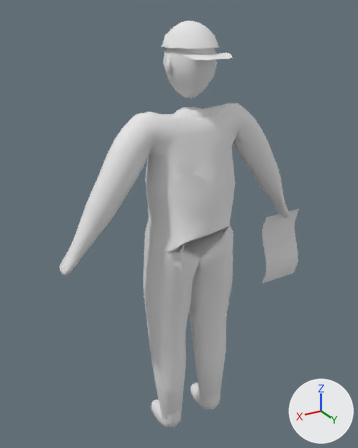
An edit to the glTF model assets/actors/crowd/fan23.glb, drawn before and after from the same camera.
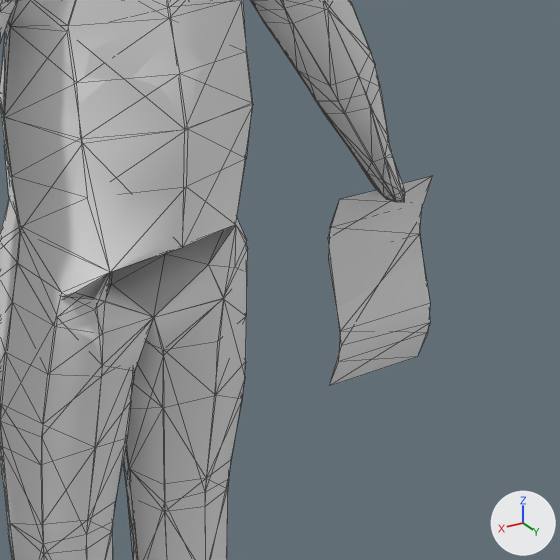
There are two pictures of each version: one whole from a camera (50 mm lens) standing at (0.943, 1.491, 1.72) and looking at (0.004, -0.074, 0.938), one close up on the part from 41% to 96% of the width and 33% to 77% of the height. The lights are fixed; the arrows at lower right show +X, +Y and +Z. The last two pictures show the newer version. The close-ups show mesh edges as thin lines. Vertices at exactly the same position are counted once.

Names of what the first close-up shows: 'fan23', 'fan23_lod1'.
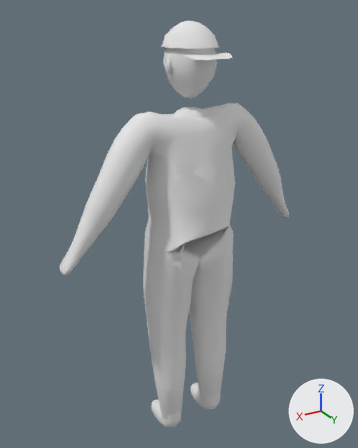
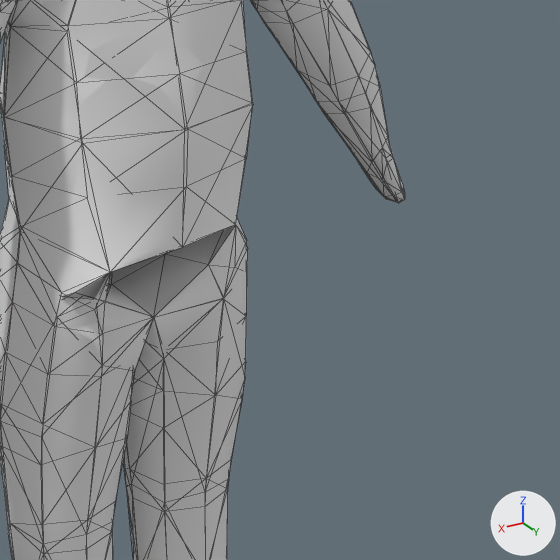
Pixel boxes (x1, y1, x2, y2) of what changed, in the close-ups (560 x 560 px; the box of a moved part takes in the faces that stretch with it):
'fan23', reshaped: before (0, 0, 430, 560); after (0, 0, 405, 560)
'fan23_lod1', reshaped: before (0, 0, 432, 560); after (0, 0, 405, 560)
part 1 of me_fan23, deleted: before (328, 206, 430, 386)
part 2 of me_fan23, moved or reshaped: (370, 108, 402, 192) in both
part 3 of me_fan23, moved or reshaped: before (126, 342, 216, 452); after (126, 342, 216, 465)
part 4 of me_fan23_lod1, deleted: before (328, 176, 432, 385)
part 5 of me_fan23_lod1, moved or reshaped: before (168, 0, 404, 202); after (168, 0, 405, 203)
part 6 of me_fan23_lod1, moved or reshaped: (123, 298, 224, 560) in both

Edits to the bpy script that builds the scene:
```text
Change me_fan23:
    used by ob_fan23; location = (0.0, 0.0, 0.0)
    remove me_fan23.from_pydata(...)  # 787 vertices, 1500 faces; spans x -0.61..0.52, y -0.15..0.17, z -0.02..1.69
    add me_fan23.from_pydata(...)  # 780 vertices, 1500 faces; spans x -0.52..0.52, y -0.15..0.17, z -0.02..1.69
    me_fan23 part 1: the loose piece of 12 vertices spanning x -0.61..-0.41, y -0.05..-0.01, z 0.56..0.89 is deleted
    me_fan23 part 2
    1 vertex is removed from x -0.44, y 0.03, z 0.98
    6 faces are deleted
    2 vertices are added at (-0.43, 0.03, 1.0), (-0.45, 0.03, 0.97)
    8 new faces join them
    me_fan23 part 3
    1 vertex is removed from x -0.03, y 0.06, z 0.69
    8 faces are deleted
    2 vertices are added at (-0.02, 0.07, 0.72), (-0.03, 0.06, 0.65)
    10 new faces join them
    other edits to the shape of me_fan23 do not show in these pictures
Change me_fan23_lod1:
    used by ob_fan23_lod1; location = (0.0, 0.0, 0.0)
    remove me_fan23_lod1.from_pydata(...)  # 360 vertices, 650 faces; spans x -0.61..0.51, y -0.15..0.17, z -0.02..1.69
    add me_fan23_lod1.from_pydata(...)  # 355 vertices, 650 faces; spans x -0.52..0.51, y -0.15..0.17, z -0.02..1.69
    me_fan23_lod1 part 4: the loose piece of 8 vertices spanning x -0.61..-0.41, y -0.05..0.0, z 0.56..0.89 is deleted
    me_fan23_lod1 part 5: 1 vertex moved from x -0.12, y 0.07, z 1.34 to x -0.11, y 0.07, z 1.34; 5 vertices removed from x -0.51..-0.19, y 0.01..0.07, z 0.89..1.35; 5 vertices added at x -0.5..-0.18, y 0.01..0.07, z 0.88..1.36
    me_fan23_lod1 part 6: 2 vertices removed from x -0.02, y -0.01..0.07, z 0.55..0.78; 3 vertices added at x -0.02..0.0, y -0.01..0.07, z 0.52..0.77
    other edits to the shape of me_fan23_lod1 do not show in these pictures
```
